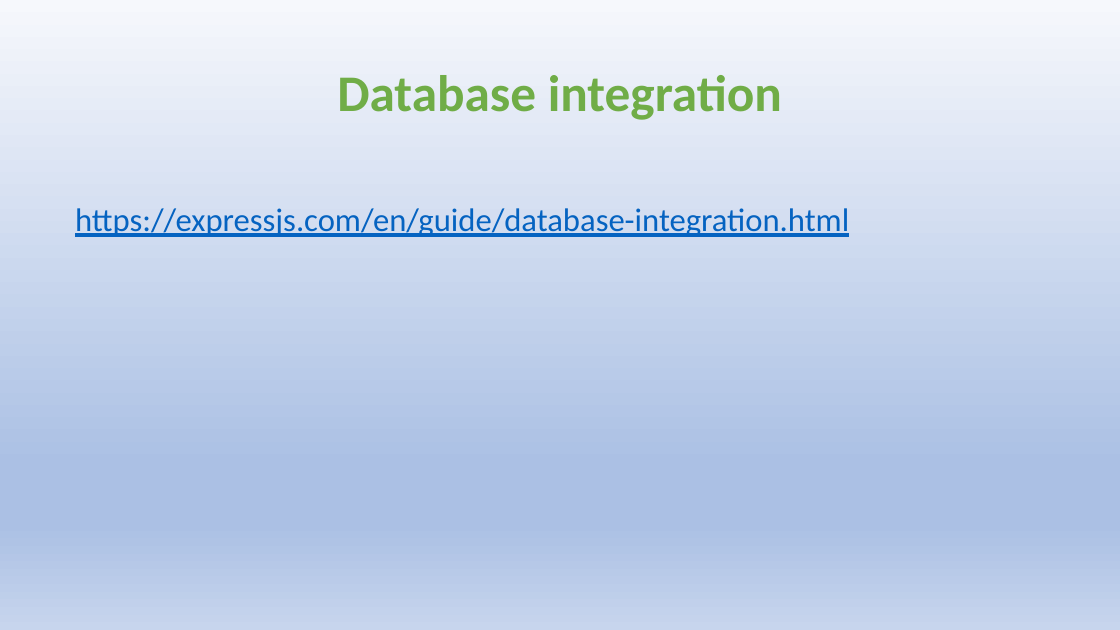
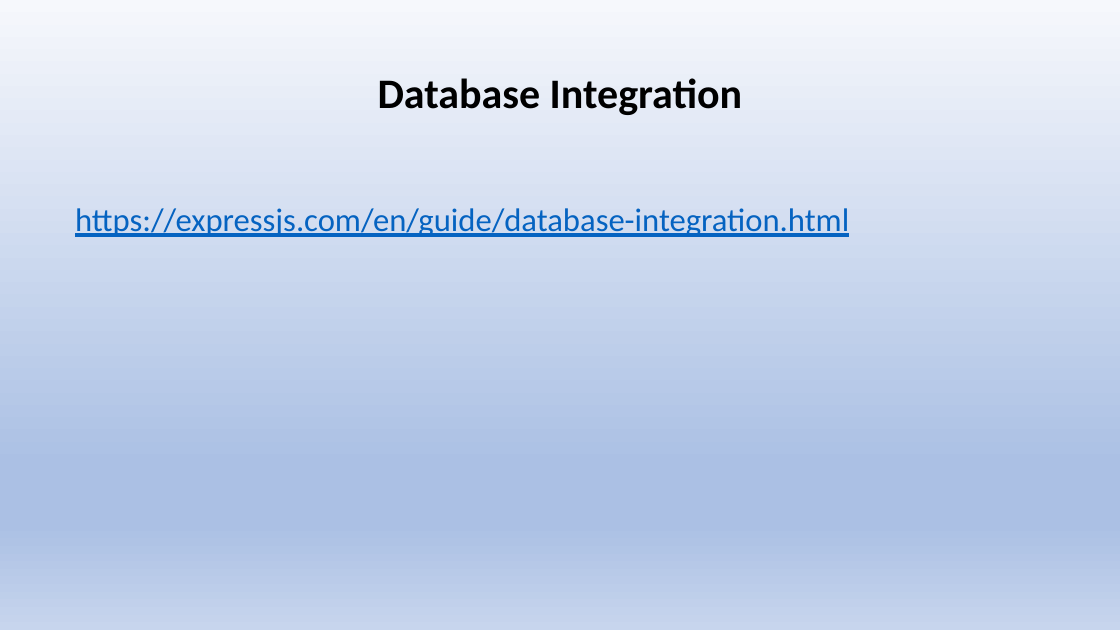
Before and after one commit to mahesh9696/meanstack, a slide deck: slide 66 of meanstack.pptx. Drawn at 1120x630 pixels with LibreOffice and Linux fonts; fonts in the diff are those of the drawing. Boxes give left, top, right and bottom in pixels: in the first picture for what was removed or moved away, otherwise in the second. Text is boxed around its words. In the diff, an @@ line names an element or a change of style, - is before the commit and + after.

Commit message:
ppt

```diff
--- a/meanstack.pptx
+++ b/meanstack.pptx
@@ title at [378,78,742,115]: text changed; size 44 to 36 pt; text colour #70AD47 to #000000 @@
-Database integration
+Database Integration
```
Also in this commit, not shown: 77 other slides changed.
